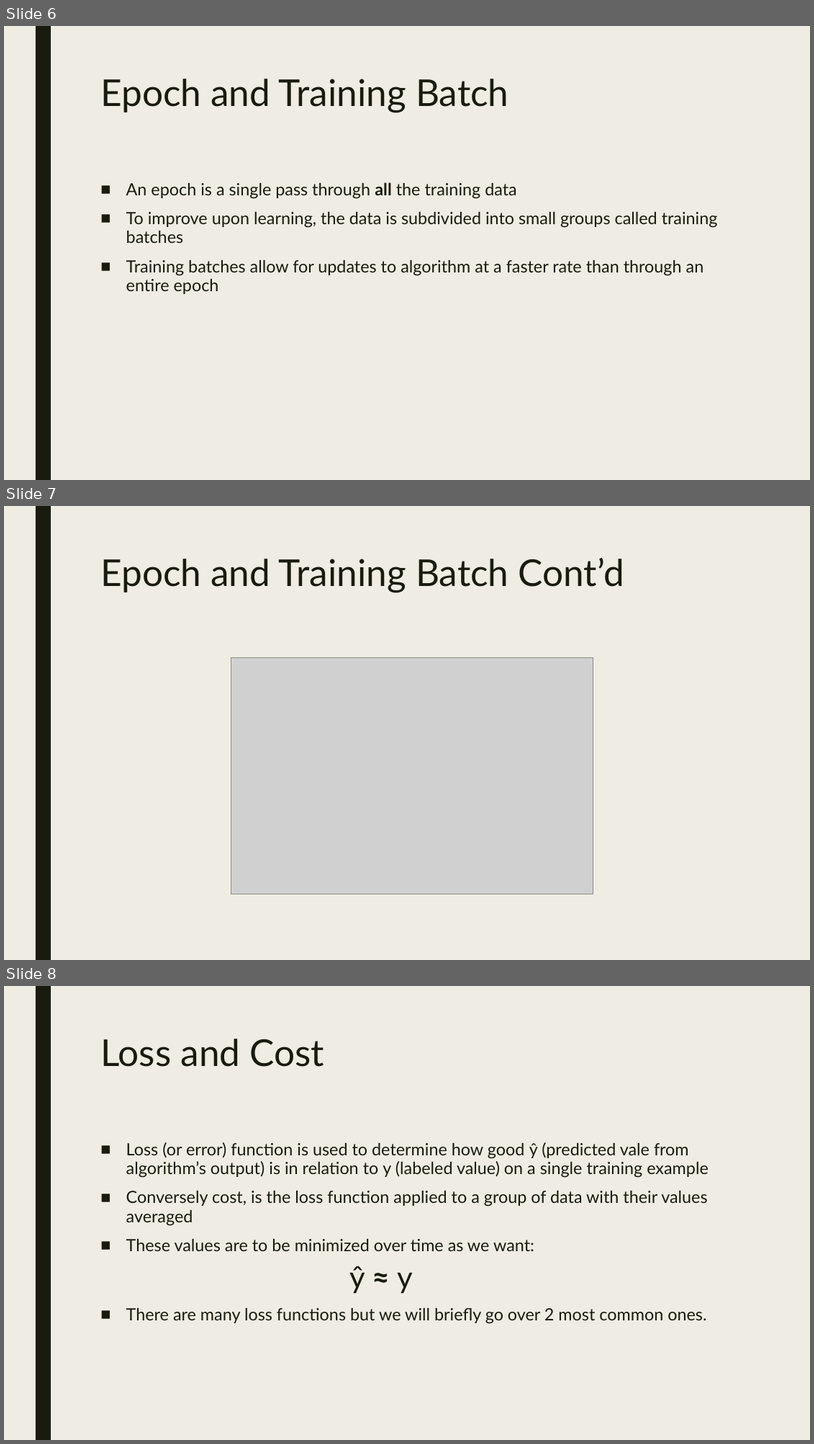
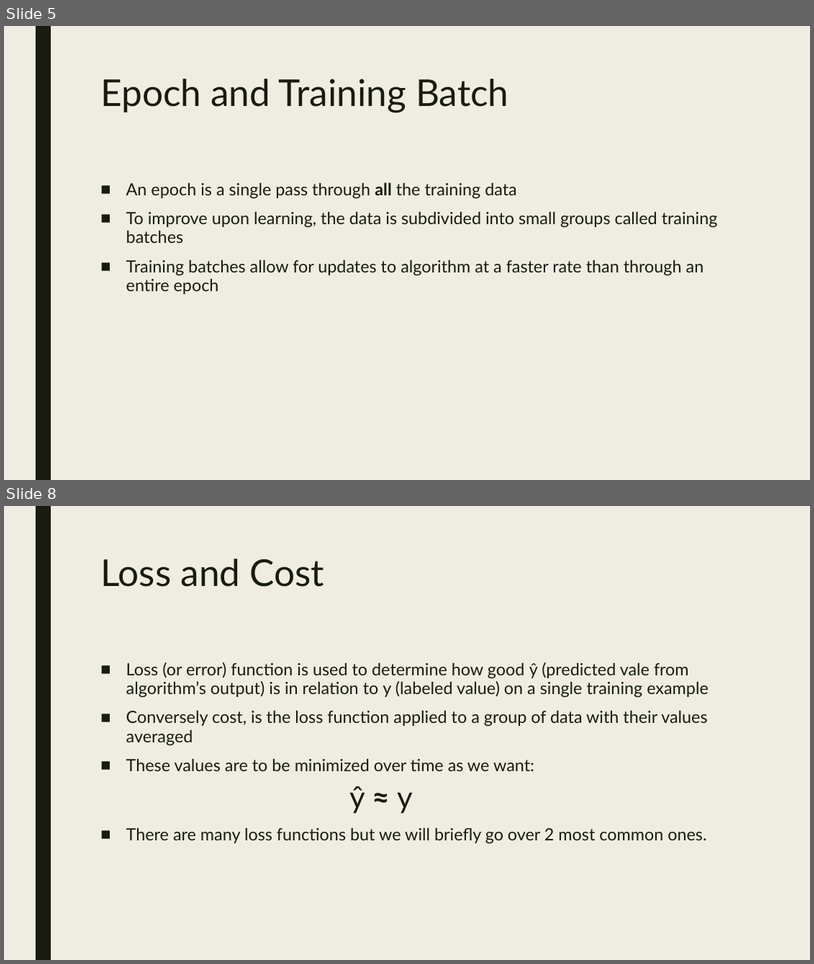
Before and after one commit to akiljames83/MacAI-2018, a slide deck: Lessons/Lesson2.pptx. Shown one above the other, each under a label of ours: slides 6, 7 and 8 before the commit, slides 5 and 8 after it; the slides between them are not shown. The pictures are 814x1444 and 814x964 pixels, drawn with LibreOffice and Linux fonts; fonts in the diff are those of the drawing; grey boxes stand for pictures. Boxes give left, top, right and bottom in pixels: in the first picture for what was removed or moved away, otherwise in the second. Text is boxed around its words. In the diff, an @@ line names an element or a change of style, - is before the commit and + after.

```diff
--- a/Lessons/Lesson2.pptx
+++ b/Lessons/Lesson2.pptx
@@ slide 7 removed at bbox=[4, 506, 810, 960], background #EFEDE3; not listed: 1 template element that a slide beside it also shows @@
@@ title removed at bbox=[100, 558, 625, 592] @@
-Epoch and Training Batch Cont’d
@@ picture removed at bbox=[232, 657, 594, 894] @@
@@ what was slide 6 is now slide 5 @@
```
Also in this commit, not shown: 6 slides changed, 2 slides added, 1 other slide removed.
